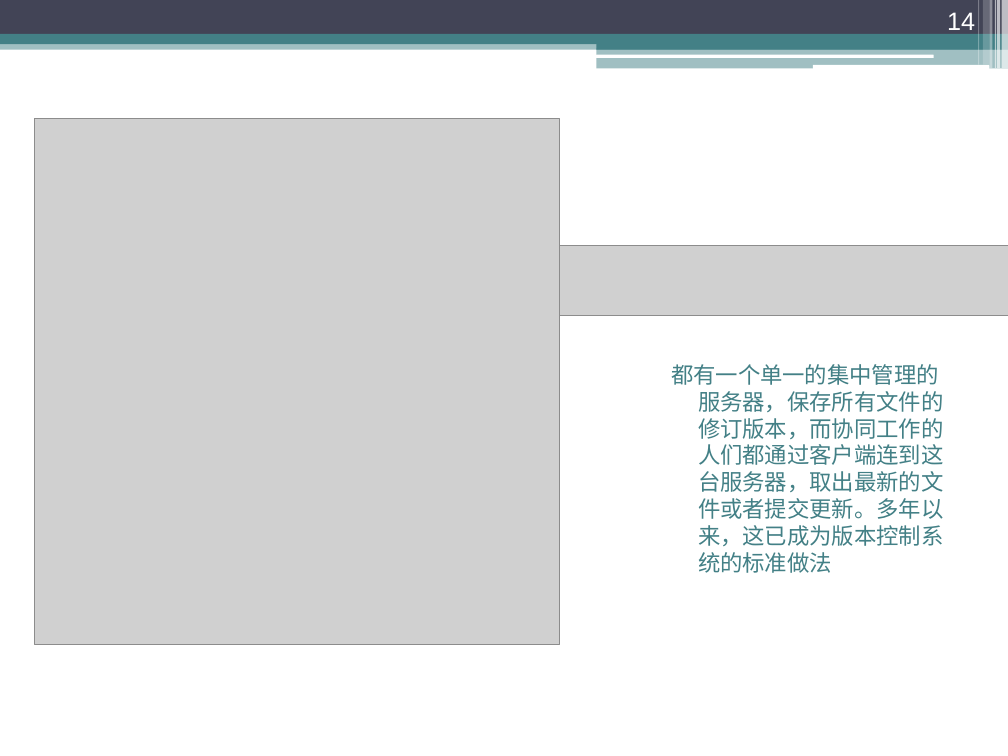
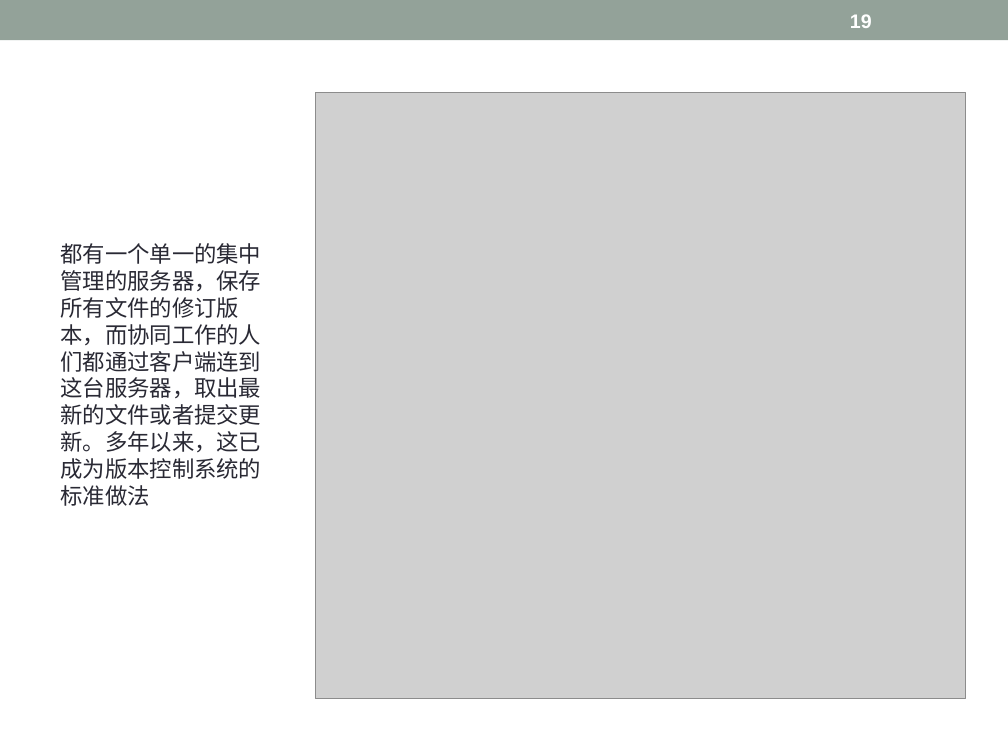
Before and after one commit to Lyon-NEU/Git, a slide deck: slide 19 of git.ppt (slide 14 before the commit). Drawn at 1008x756 pixels with LibreOffice and Linux fonts; fonts in the diff are those of the drawing; grey boxes stand for pictures. Boxes give left, top, right and bottom in pixels: in the first picture for what was removed or moved away, otherwise in the second. Text is boxed around its words. In the diff, an @@ line names an element or a change of style, - is before the commit and + after.

```diff
--- a/git.ppt
+++ b/git.ppt
@@ rectangle resized from (x1=0, y1=0, x2=1008, y2=34) to (x1=0, y1=0, x2=1008, y2=40) @@
@@ rectangle at (x1=0, y1=0, x2=1008, y2=40): fill #424456 to #93A299 @@
@@ page number added at (x1=850, y1=14, x2=872, y2=28), 14 pt, text #FFFFFF, bold @@
+19
@@ page number removed at (x1=947, y1=12, x2=975, y2=36) @@
-14
@@ rectangle removed at (x1=978, y1=0, x2=979, y2=65) @@
@@ rectangle removed at (x1=983, y1=0, x2=989, y2=65) @@
@@ rectangle removed at (x1=990, y1=0, x2=993, y2=69) @@
@@ rectangle removed at (x1=995, y1=0, x2=996, y2=69) @@
@@ rectangle removed at (x1=997, y1=0, x2=1000, y2=69) @@
@@ rectangle removed at (x1=1002, y1=0, x2=1008, y2=69) @@
@@ rectangle removed at (x1=0, y1=40, x2=1008, y2=49) @@
@@ rectangle removed at (x1=0, y1=34, x2=1008, y2=44) @@
@@ rounded rectangle removed at (x1=596, y1=54, x2=933, y2=57) @@
@@ rectangle removed at (x1=597, y1=39, x2=1008, y2=49) @@
@@ rectangle removed at (x1=597, y1=48, x2=1008, y2=69) @@
@@ rounded rectangle removed at (x1=812, y1=65, x2=989, y2=69) @@
@@ picture removed at (x1=34, y1=119, x2=559, y2=644) @@
@@ picture resized from (x1=520, y1=246, x2=1008, y2=316) to (x1=316, y1=93, x2=967, y2=700) @@
@@ text "都有一个单一的集中管理的服务器，保存所有文件的修订版本，而协同工作的人们都通过客户端连到这台服务器，取出最新的文件或者提 ..." moved from (x1=671, y1=364, x2=944, y2=573) to (x1=60, y1=243, x2=261, y2=506) @@
@@ text "都有一个单一的集中管理的服务器，保存所有文件的修订版本，而协同工作的人们都通过客户端连到这台服务器，取出最新的文件或者提 ..." at (x1=60, y1=243, x2=261, y2=506): font TeX Gyre Schola to Calibri, text colour #438086 to #292934; indent changed; more space between paragraphs @@
```
Also in this commit, not shown: 21 other slides changed, 11 slides added, 6 slides removed.
